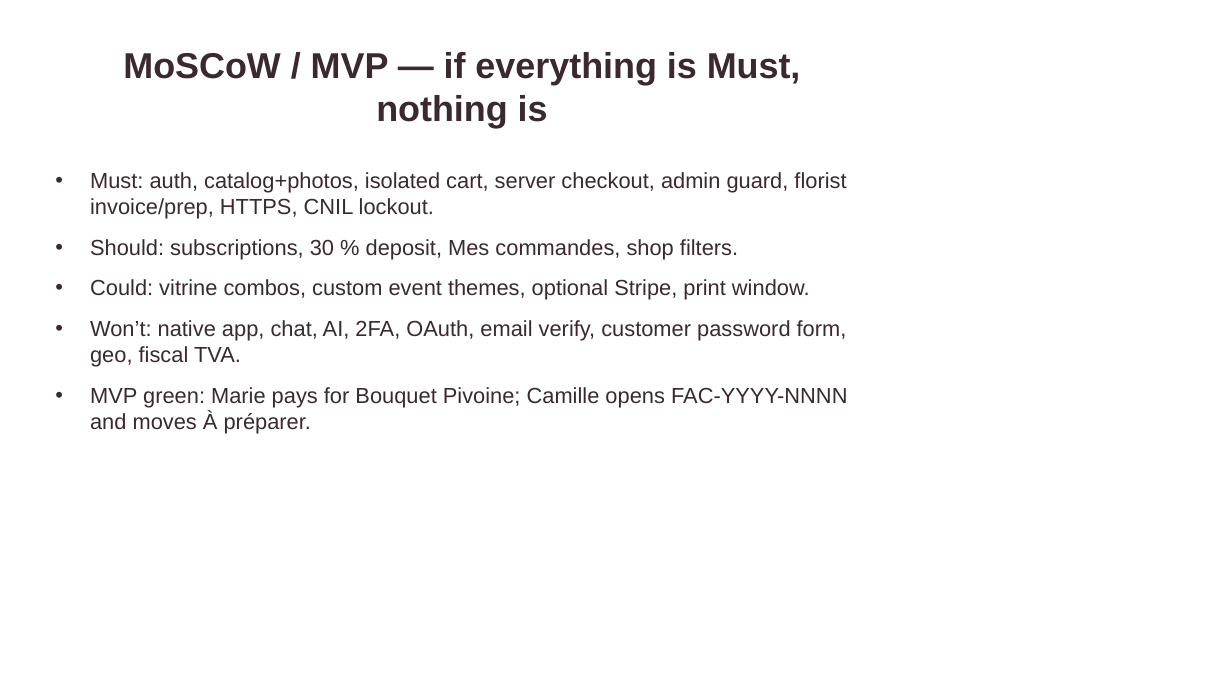
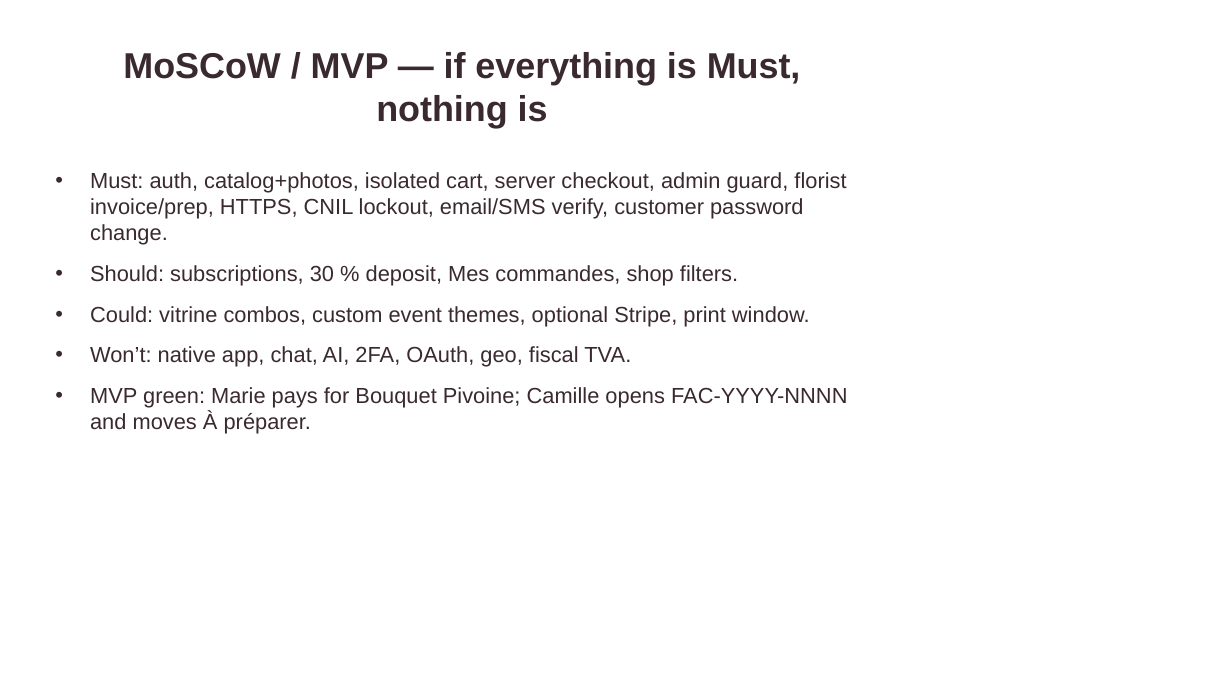
Before and after one commit to Issercio/Demo-day, a slide deck: slide 9 of docs/presentation/Pivoine-Lilas.pptx. Drawn at 1232x693 pixels with LibreOffice and Linux fonts; fonts in the diff are those of the drawing. Boxes give left, top, right and bottom in pixels: in the first picture for what was removed or moved away, otherwise in the second. Text is boxed around its words. In the diff, an @@ line names an element or a change of style, - is before the commit and + after.

```diff
--- a/docs/presentation/Pivoine-Lilas.pptx
+++ b/docs/presentation/Pivoine-Lilas.pptx
@@ text at <box>90,172,846,245</box>: text changed @@
-• Must: auth, catalog+photos, isolated cart, server checkout, admin guard, florist invoice/prep, HTTPS, CNIL lockout.
+• Must: auth, catalog+photos, isolated cart, server checkout, admin guard, florist invoice/prep, HTTPS, CNIL lockout, email/SMS verify, customer password change.
@@ text at <box>90,346,631,367</box>: text changed @@
-• Won’t: native app, chat, AI, 2FA, OAuth, email verify, customer password form, geo, fiscal TVA.
+• Won’t: native app, chat, AI, 2FA, OAuth, geo, fiscal TVA.
```
Also in this commit, not shown: 7 other slides changed, 30 other files.
